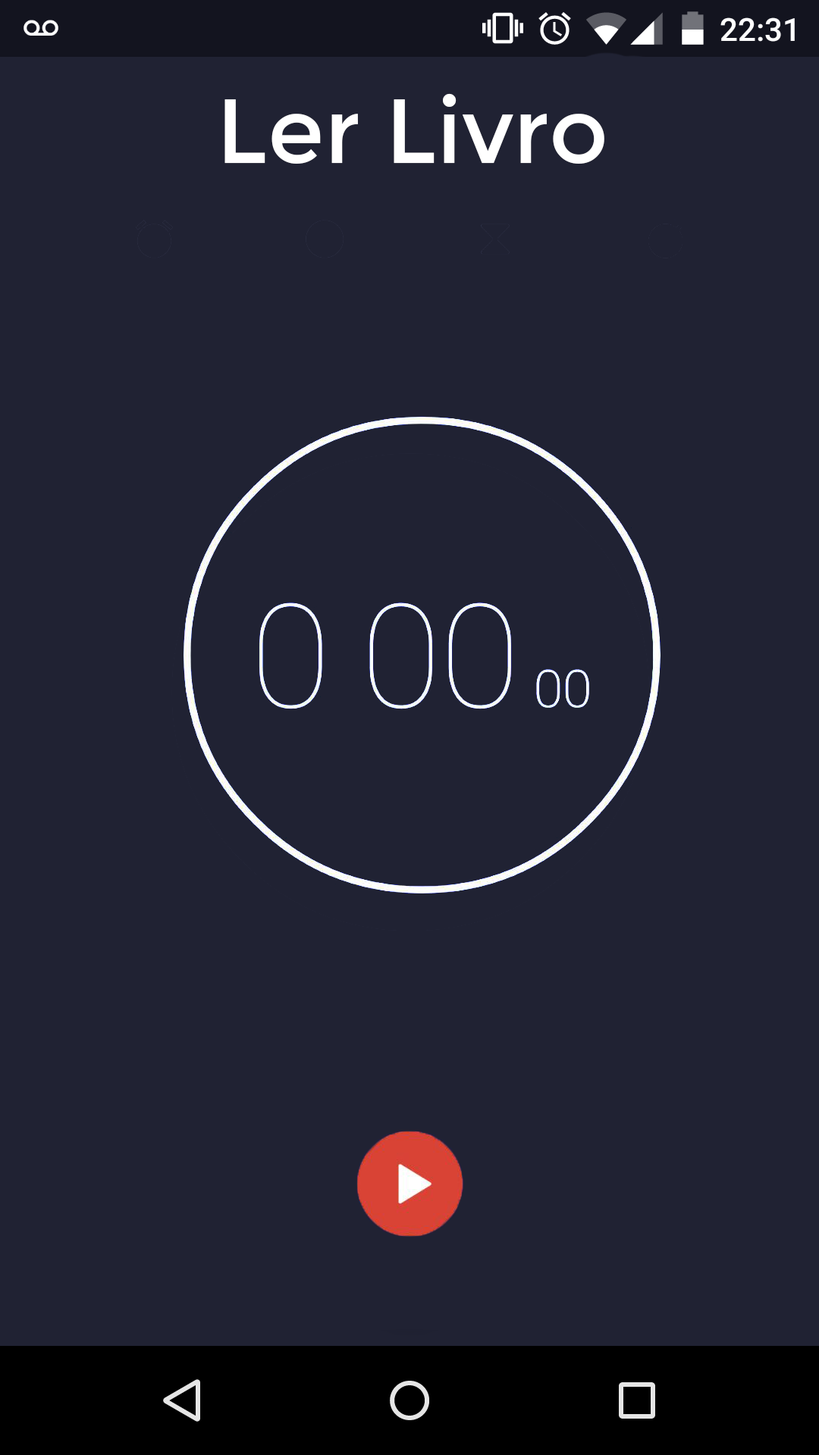
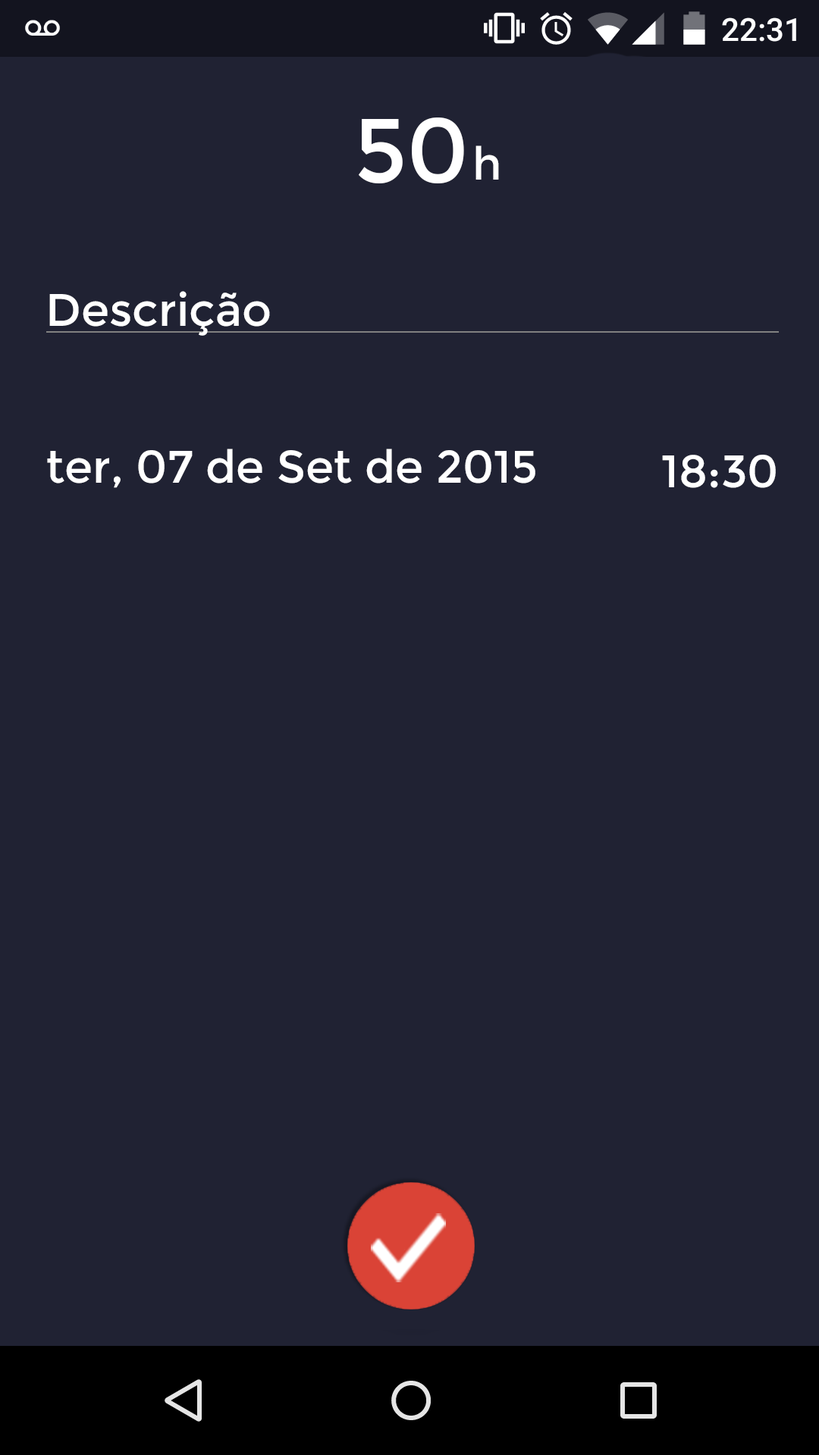
Before/after of a (819, 1455) layered artwork. What changed in the layer stack:
hid group "play" (4 layers) over (23, 11, 797, 1422)
showed group "Cadastro" (9 layers) over (23, 11, 797, 1422)
showed group "Listagem" (22 layers) over (23, 11, 797, 1422)
